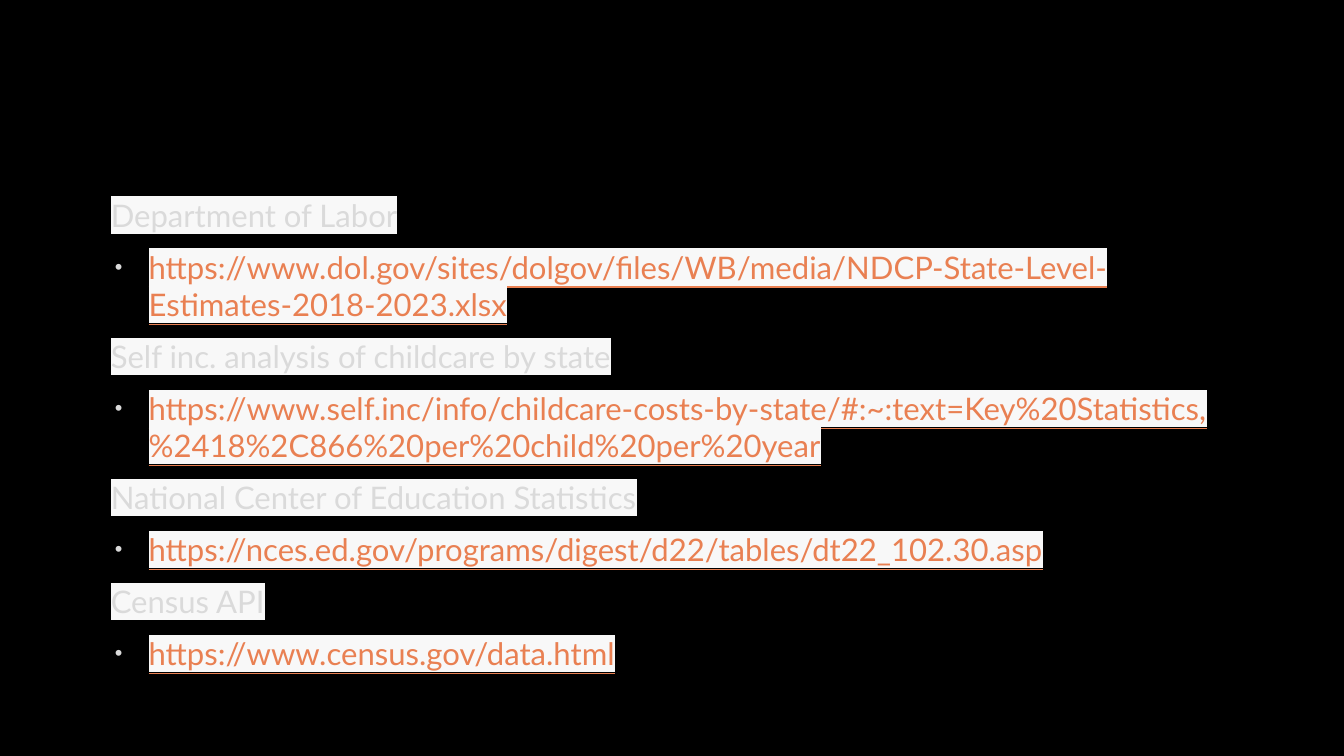
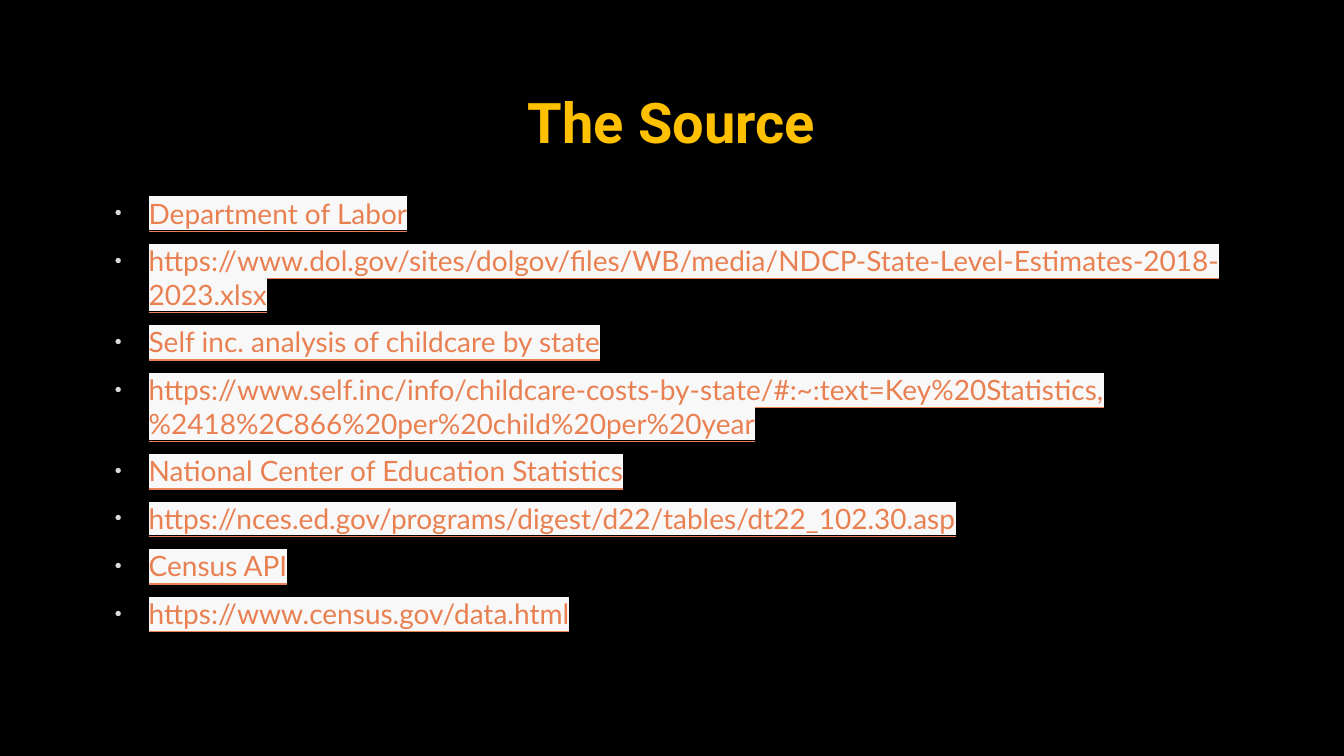
Before and after one commit to Clivesay1/Project-1, a slide deck: slide 12 of Project_1 Slidedeck.pptx (slide 9 before the commit). Drawn at 1344x756 pixels with LibreOffice and Linux fonts; fonts in the diff are those of the drawing; background and template pictures are left out. Boxes give left, top, right and bottom in pixels: in the first picture for what was removed or moved away, otherwise in the second. Text is boxed around its words. In the diff, an @@ line names an element or a change of style, - is before the commit and + after.

```diff
--- a/Project_1 Slidedeck.pptx
+++ b/Project_1 Slidedeck.pptx
@@ title "The Source" at [528,101,815,144]: text colour #000000 to #FFC000 @@
@@ text "Department of Labor" at [149,203,1219,630]: size 22.2 to 20 pt; text colour #DADADA to #E98052, underline on in "Department of Labor", "Self inc. analysis of childcare by state", "National Center of Education Statistics", "Census API"; bullet none to • @@
```
Also in this commit, not shown: 3 other slides changed, 7 slides added, 4 slides removed, 7 other files.
